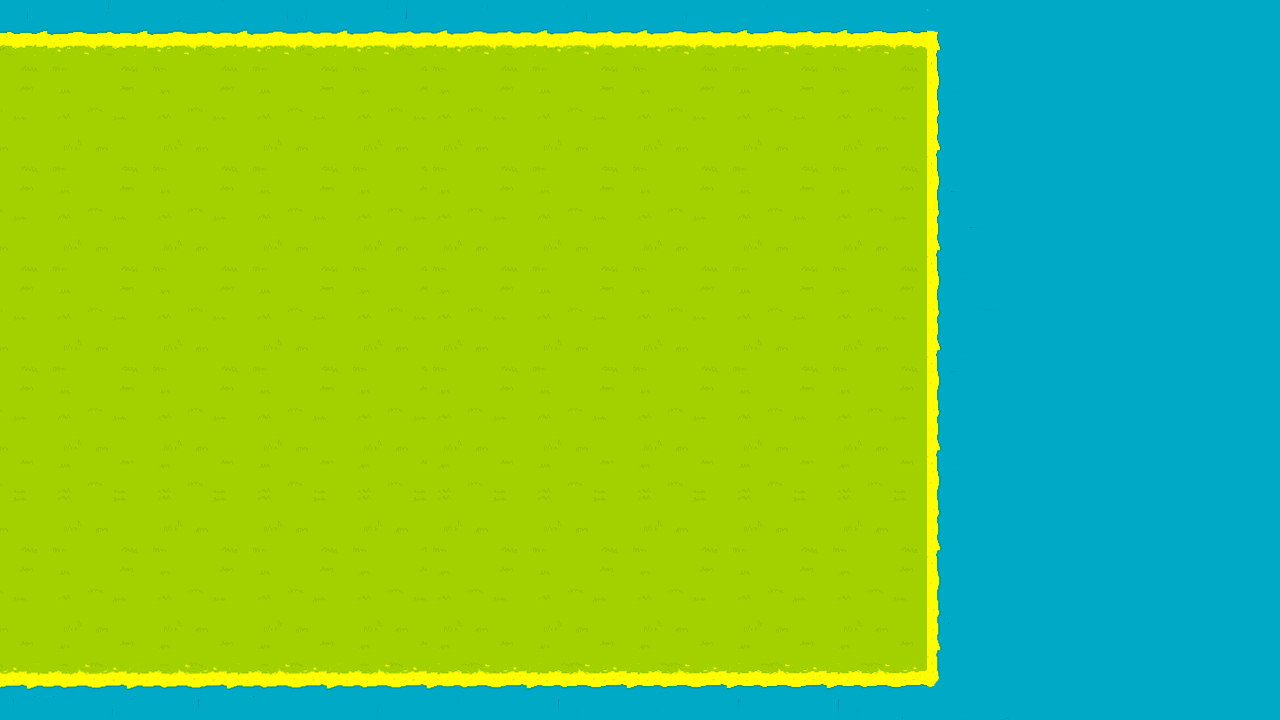
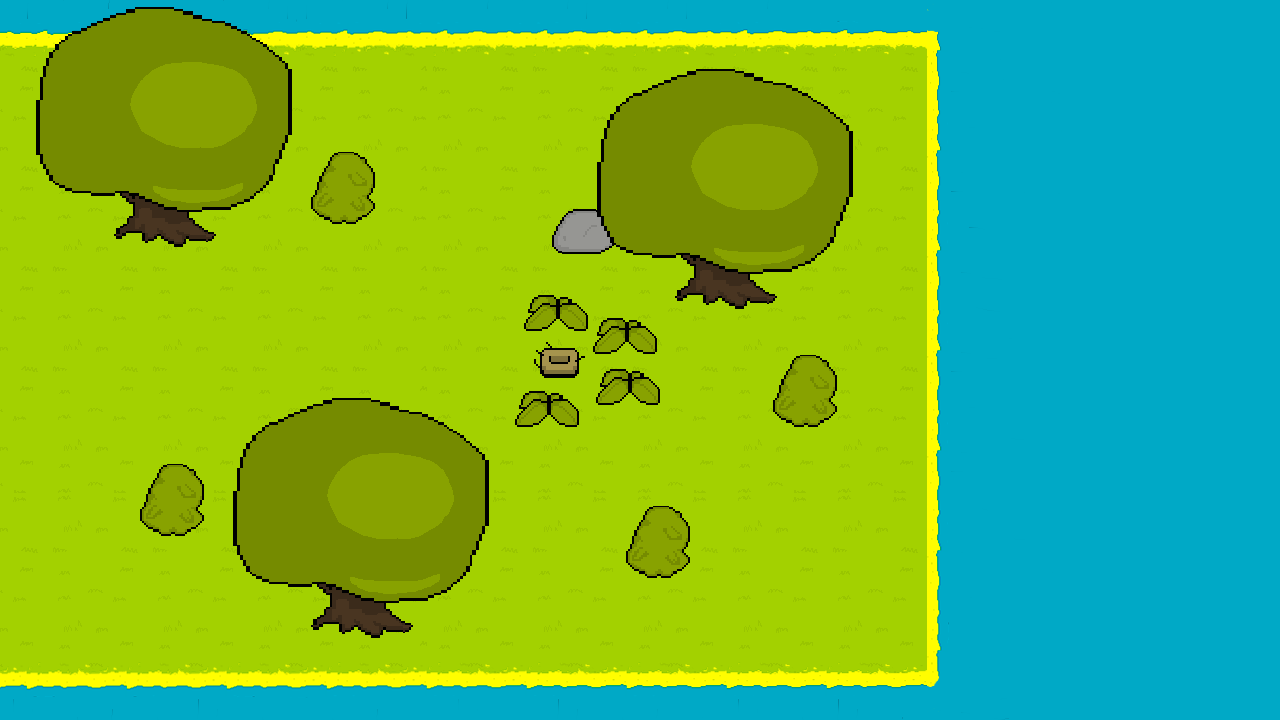
Layer changes from the first w=1280, h=720 image to the second:
added layer "arvores" above "ninho" over left=36, top=7, right=853, bottom=638
added layer "ninho" above "vegetacao" over left=534, top=342, right=585, bottom=378
added layer "vegetacao" above "Tile-E11.psd" over left=140, top=152, right=837, bottom=578
